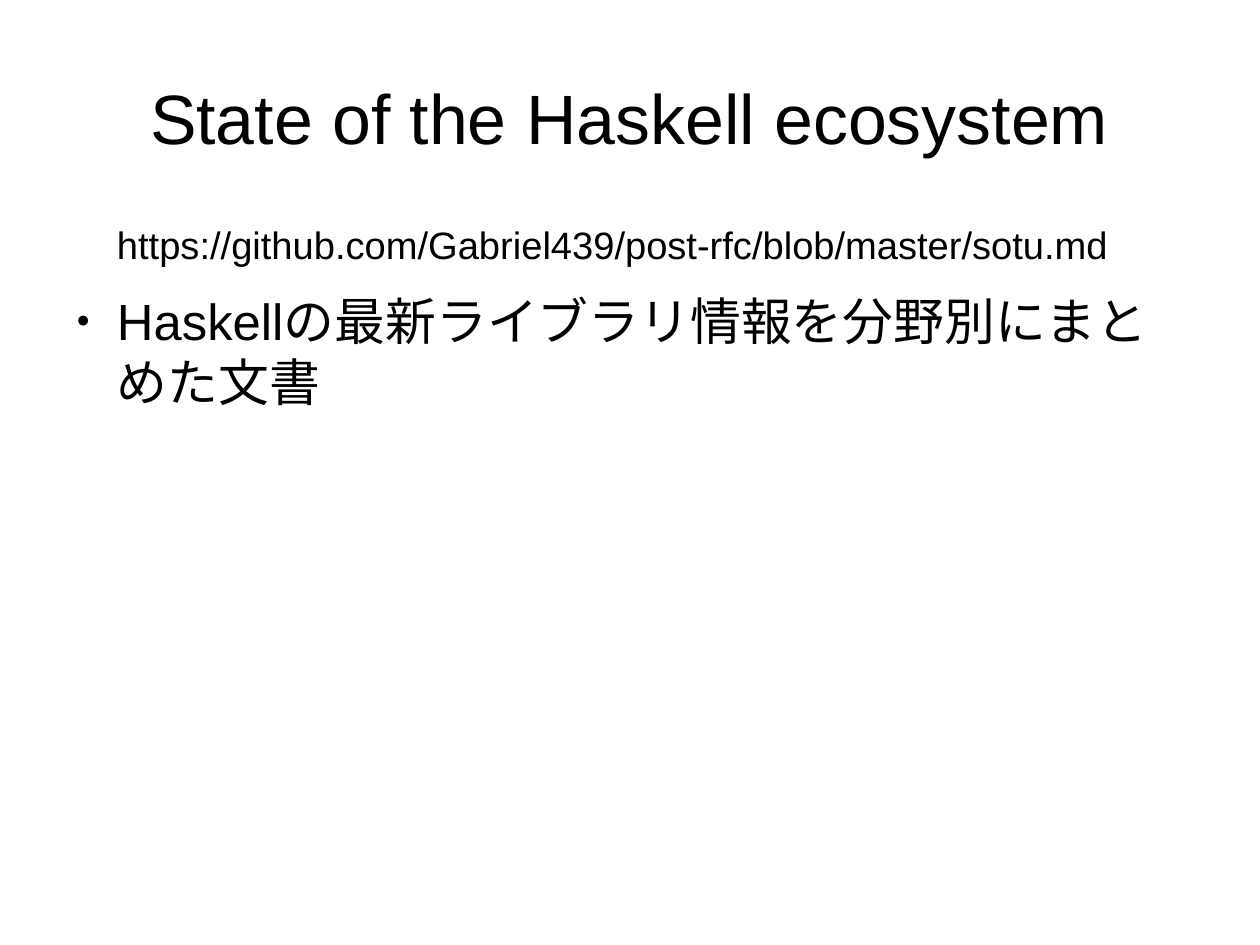
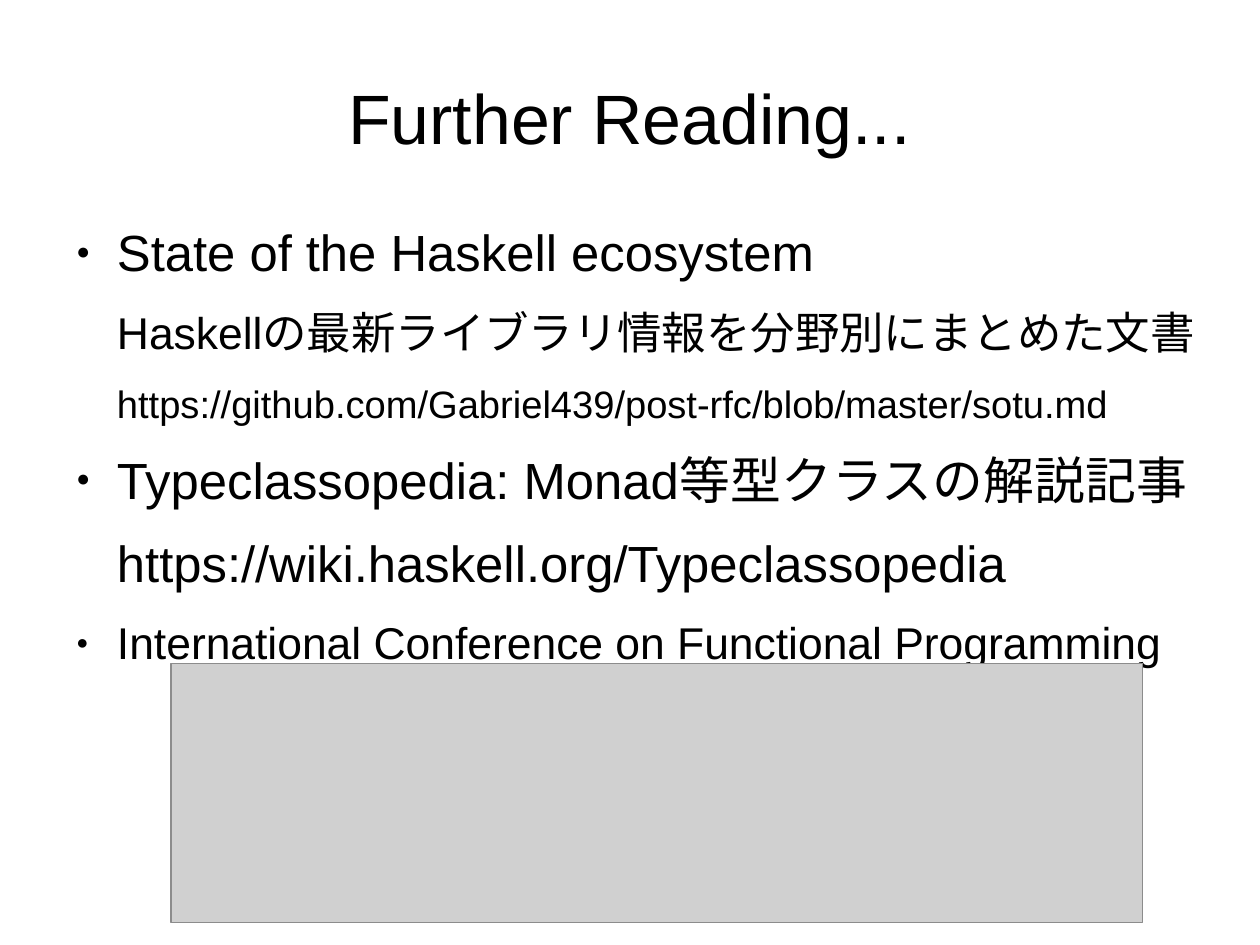
Before and after one commit to nushio3/learn-haskell, a slide deck: slide 110 of Tsukuba-2016.odp (slide 102 before the commit). Drawn at 1260x945 pixels with LibreOffice and Linux fonts; fonts in the diff are those of the drawing; grey boxes stand for pictures. Boxes give left, top, right and bottom in pixels: in the first picture for what was removed or moved away, otherwise in the second. Text is boxed around its words. In the diff, an @@ line names an element or a change of style, - is before the commit and + after.

```diff
--- a/Tsukuba-2016.odp
+++ b/Tsukuba-2016.odp
@@ title at bbox=[348, 93, 910, 157]: text changed @@
-State of the Haskell ecosystem
+Further Reading...
@@ text at bbox=[117, 234, 1195, 353]: paragraphs added @@
+● State of the Haskell ecosystem
+Haskellの最新ライブラリ情報を分野別にまとめた文書
@@ text at bbox=[117, 458, 1188, 669]: text changed @@
-● Haskellの最新ライブラリ情報を分野別にまとめた文書
+● Typeclassopedia: Monad等型クラスの解説記事
+https://wiki.haskell.org/Typeclassopedia
+● International Conference on Functional Programming
@@ picture added at bbox=[172, 663, 1143, 923] @@
```
Also in this commit, not shown: 32 other slides changed, 9 slides added, 1 slide removed, 1 other file.
